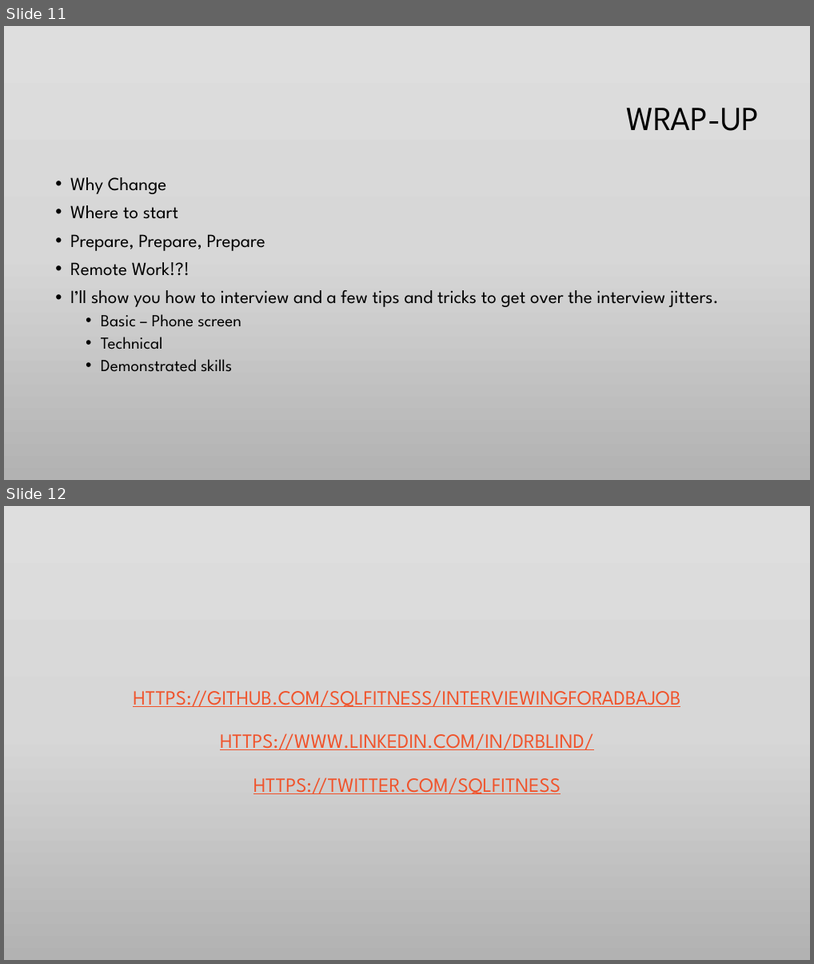
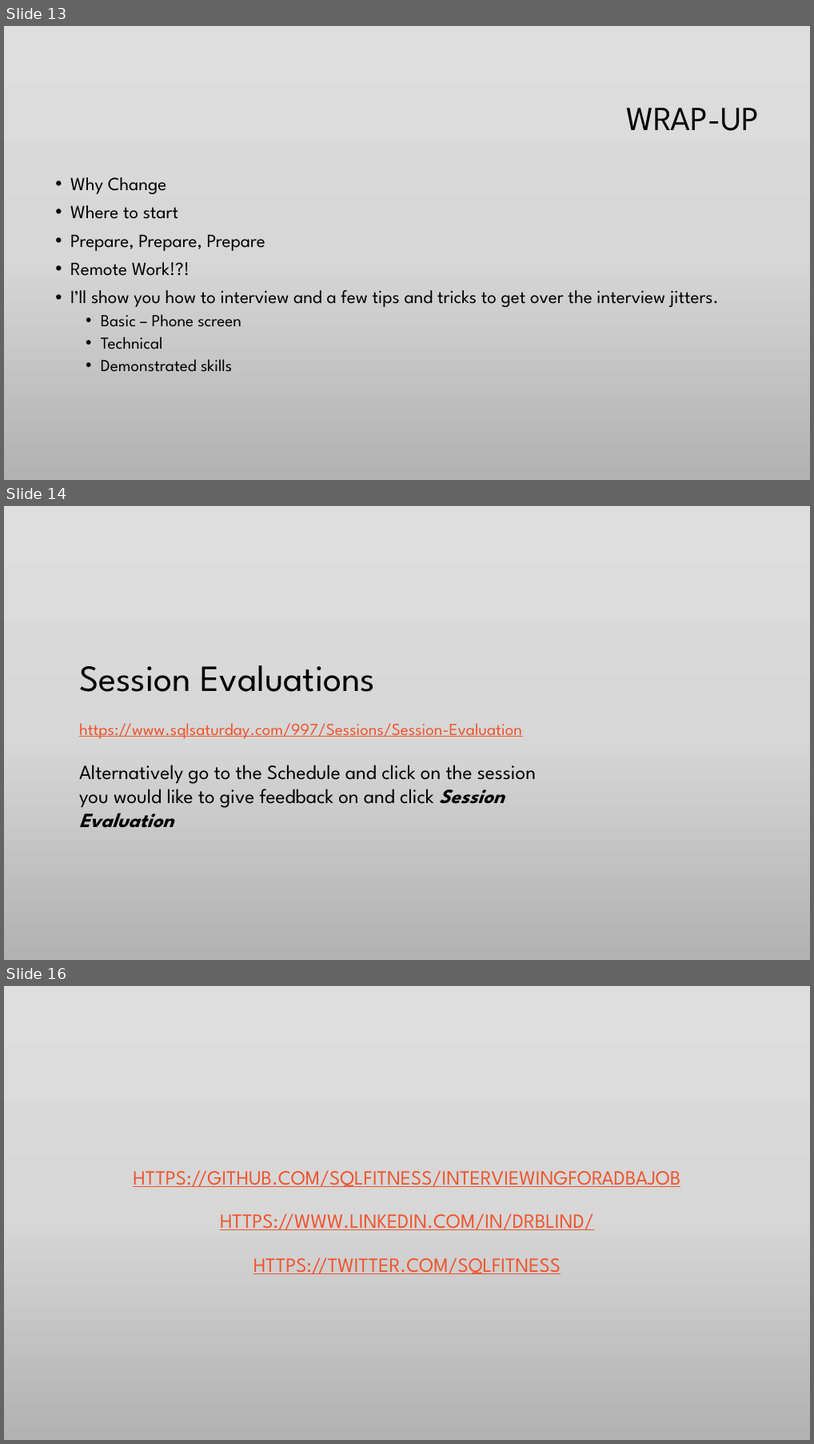
Before and after one commit to SQLFitness/InterviewingForADBAJob, a slide deck: Interviewing for a DBA job and how to Wow your new company.pptx. Shown one above the other, each under a label of ours: slides 11 and 12 before the commit, slides 13, 14 and 16 after it; the slides between them are not shown. The pictures are 814x964 and 814x1444 pixels, drawn with LibreOffice and Linux fonts; fonts in the diff are those of the drawing; background and template pictures are left out. Boxes give left, top, right and bottom in pixels: in the first picture for what was removed or moved away, otherwise in the second. Text is boxed around its words. In the diff, an @@ line names an element or a change of style, - is before the commit and + after.

```diff
--- a/Interviewing for a DBA job and how to Wow your new company.pptx
+++ b/Interviewing for a DBA job and how to Wow your new company.pptx
@@ slide 14 added at (x1=4, y1=506, x2=810, y2=960), background gradient #DFDFDF to #D7D7D7 to #B2B2B2 @@
@@ text added at (x1=79, y1=665, x2=536, y2=828), 24 pt, text #000000 @@
+Session Evaluations
+https://www.sqlsaturday.com/997/Sessions/Session-Evaluation
+Alternatively go to the Schedule and click on the session you would like to give feedback on and click Session Evaluation
@@ what was slide 11 is now slide 13 @@
@@ what was slide 12 is now slide 16 @@
```
Also in this commit, not shown: 3 other slides added, 2 other files.
